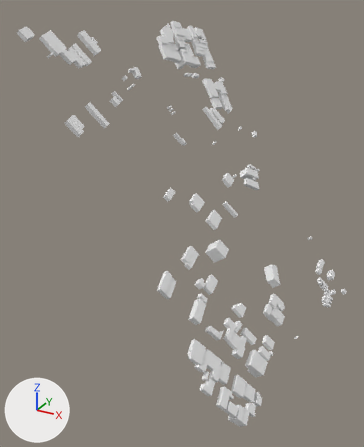
Before and after pictures for a commit that changed the glTF model foss4g-2025/public/premade-output/tileset/buildings/data/RC031.glb.
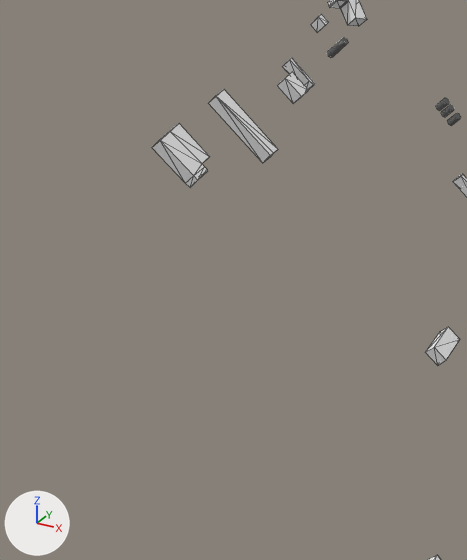
Each version appears first whole from a 50 mm camera at (-5088220.0, 466216.0, -3803930.0) aimed at (-5088585.0, 466880.0, -3804262.0), and next in a close-up on the part from 3% to 49% of the width and 16% to 61% of the height. The axes (+X, +Y, +Z) are drawn at lower left. The lights are the same throughout. The close-ups show mesh edges as thin lines. Where no turn or scale is listed for an object, it has been applied to the vertices. Vertices at the same position are counted once.

Objects in the first close-up: 'node'.
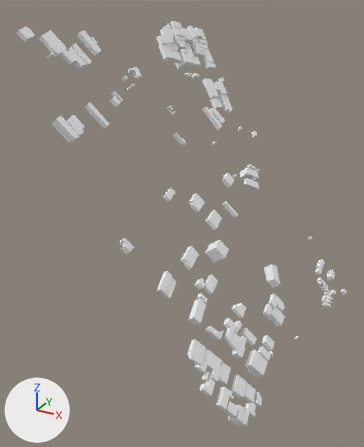
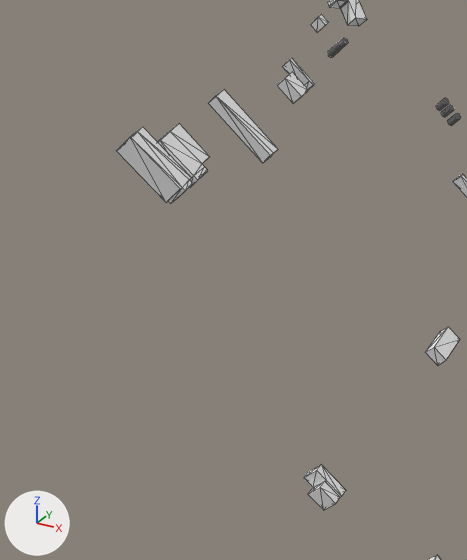
Changed parts and their boxes [x1, y1, x2, y2] in the close-ups (467 x 560 px):
'node', reshaped
    before: [152, 0, 467, 560]
    after: [116, 0, 467, 560]
part 1 of me_mesh_0, added
    after: [116, 126, 193, 204]
part 2 of me_mesh_0, added
    after: [304, 465, 346, 510]

Patch to the scene script:
```diff
--- a/foss4g-2025/public/premade-output/tileset/buildings/data/RC031.glb.py
+++ b/foss4g-2025/public/premade-output/tileset/buildings/data/RC031.glb.py
@@ me_mesh_0 @@
 # used by ob_node; location = (-5088557.5, 466923.8, -3804218.0)
-me_mesh_0.from_pydata(...)  # 1866 vertices, 3140 faces; spans x -199.0..208.0, y -236.0..225.0, z -261.0..258.0
+me_mesh_0.from_pydata(...)  # 1904 vertices, 3204 faces; spans x -199.0..208.0, y -236.0..225.0, z -261.0..258.0
+# me_mesh_0 part 1: a new loose piece of 20 vertices spanning x -135.0..-102.0, y -211.0..-190.0, z 114.0..151.0, in mat_color_material
+# me_mesh_0 part 2
+# 13 vertices are added at x -31.0..-12.0, y -218.0..-205.0, z -22.0..1.0
+# 5 new vertices lie (8.0, -1.0, 6.0) away from vertices in x -30.0..-19.0, y -215.0..-205.0, z -22.0..-7.0
+# 28 new faces join them
 me_mesh_0.materials.append(mat_color_material)
```
